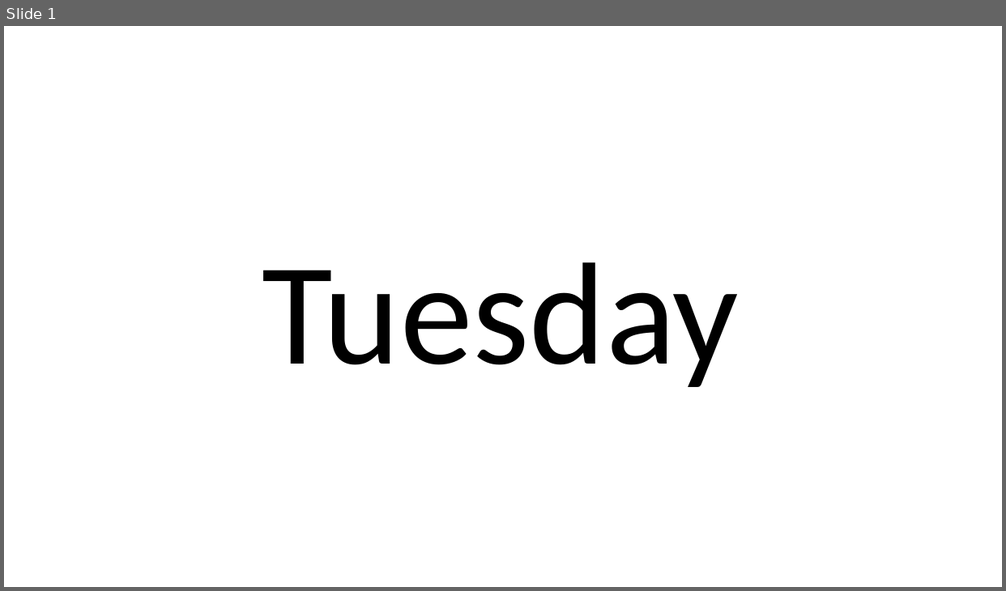
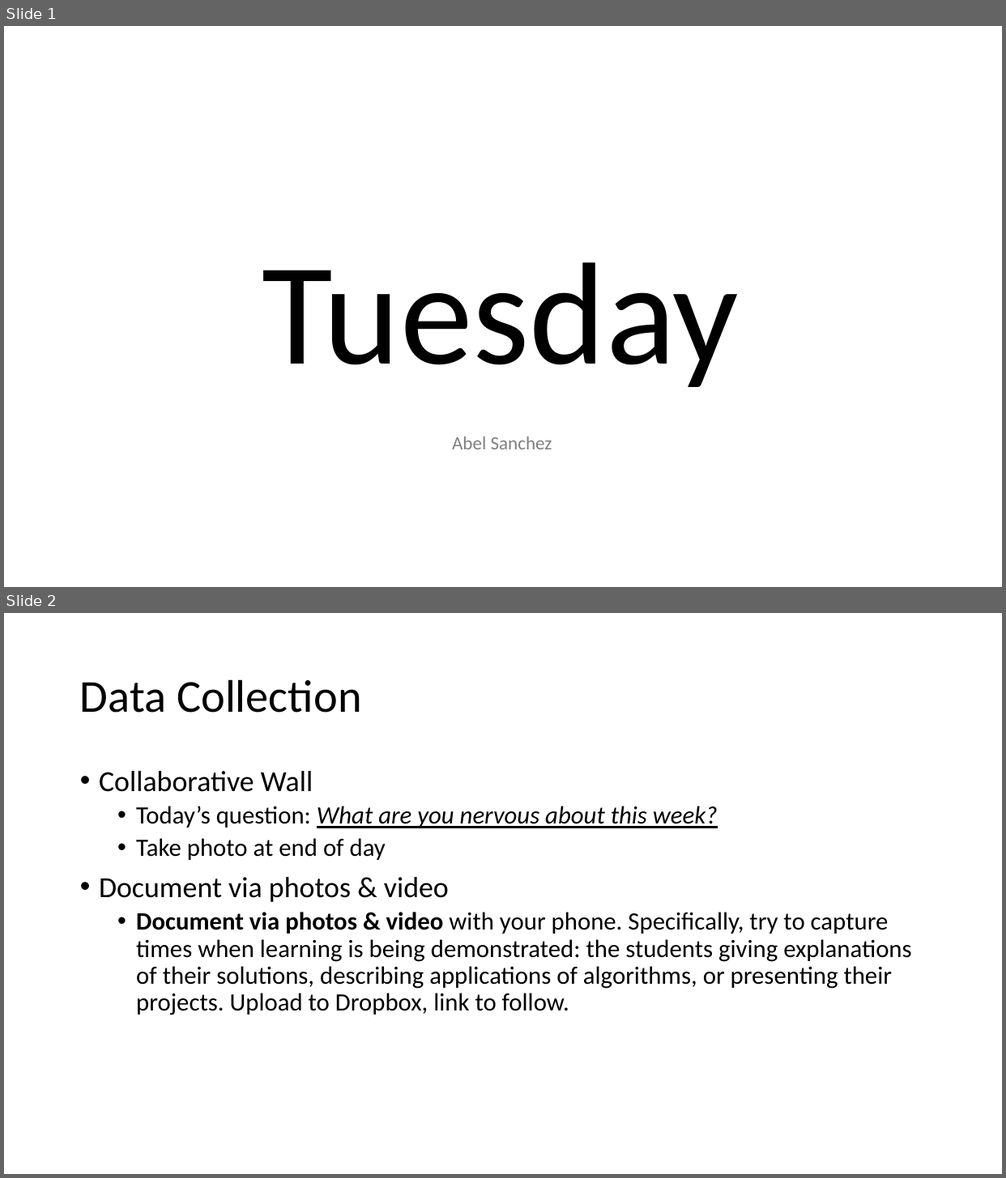
Before and after one commit to heaps/workshop, a slide deck: 02_tuesday/tuesday.pptx. Shown one above the other, each under a label of ours: slide 1 before the commit, slides 1 and 2 after it. The pictures are 1006x591 and 1006x1178 pixels, drawn with LibreOffice and Linux fonts; fonts in the diff are those of the drawing. Boxes give left, top, right and bottom in pixels: in the first picture for what was removed or moved away, otherwise in the second. Text is boxed around its words. In the diff, an @@ line names an element or a change of style, - is before the commit and + after.

```diff
--- a/02_tuesday/tuesday.pptx
+++ b/02_tuesday/tuesday.pptx
@@ slide 2 added at (4, 613, 1002, 1174), background #FFFFFF @@
@@ title added at (80, 679, 361, 713), 44 pt, text #000000 @@
+Data Collection
@@ text added at (99, 771, 911, 1016), 24 pt, text #000000 @@
+• Collaborative Wall
+  • Today’s question: What are you nervous about this week?
+  • Take photo at end of day
+• Document via photos & video
+  • Document via photos & video with your phone. Specifically, try to capture times when learning is being demonstrated: the students giving explanations of their solutions, describing applications of algorithms, or presenting their projects. Upload to Dropbox, link to follow.
@@ slide 1 changed as well @@
@@ text added at (452, 437, 552, 450), 18 pt, text #808080 @@
+Abel Sanchez
```
Also in this commit, not shown: 28 other slides added, 16 other files.
